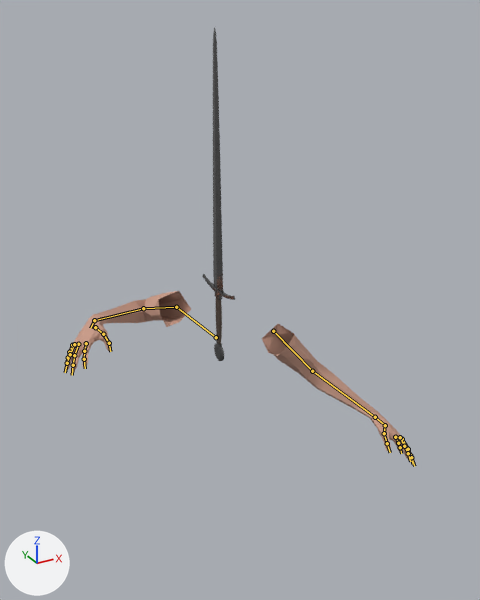
What one commit did to the Blender file ScoopsField/res/items/kings_sword/kings_sword.blend.
The view is the same before and after, from a 50 mm lens placed at (-0.841, -1.666, 0.872), pointed at (0.042, -0.061, 0.069). Every picture has the same lights, and +X, +Y and +Z are marked at lower left. The older version comes first. The bones that change, and the others that lie on the model, are drawn over the model as lines.

The first picture shows 'Cylinder', 'Viewmodel'.
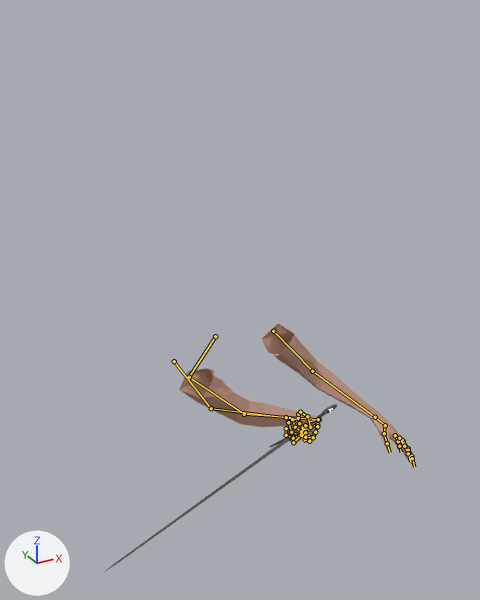
The newer file adds an action. The first version stands in its rest pose; the second is drawn at frame 0 of the action 'attack_running'.

Edits to the bpy script that builds the scene:
```text
Change bone_pinky_01_l:
    where bone_pinky_01_l = bpy.data.objects['Skeleton'].pose.bones['pinky_01_l']  # child of 'hand_l'
    bone_pinky_01_l.location: (0.0, 0.0, 0.0) -> (0.0, -0.006, 0.0)
Change bone_clavicle_r:
    where bone_clavicle_r = bpy.data.objects['Skeleton'].pose.bones['clavicle_r']  # child of 'root'
    bone_clavicle_r.location: (0.0, 0.0, 0.0) -> (0.0, -0.001, -0.008)
    bone_clavicle_r.rotation_euler: (0.0, 0.0, 0.0) -> (0.454, -0.0873, 0.0175)  # degrees (0, 0, 0) -> degrees (26, -5, 1)
Change bone_upperarm_r:
    where bone_upperarm_r = bpy.data.objects['Skeleton'].pose.bones['upperarm_r']  # child of 'clavicle_r'
    bone_upperarm_r.rotation_euler: (0.0, 0.0, 0.0) -> (0.82, 0.297, 1.152)  # degrees (0, 0, 0) -> degrees (47, 17, 66)
Change bone_lowerarm_r:
    where bone_lowerarm_r = bpy.data.objects['Skeleton'].pose.bones['lowerarm_r']  # child of 'upperarm_r'
    bone_lowerarm_r.rotation_euler: (0.0, 0.0, 0.0) -> (-0.244, 0.297, 0.314)  # degrees (0, 0, 0) -> degrees (-14, 17, 18)
Change bone_index_01_r:
    where bone_index_01_r = bpy.data.objects['Skeleton'].pose.bones['index_01_r']  # child of 'hand_r'
    bone_index_01_r.rotation_quaternion: (1.0, 0.0, 0.0, 0.0) -> (0.855, 0.435, 0.0, 0.0)  # degrees (0, 0, 0) -> degrees (54, 0, 0)
Change bone_middle_01_r:
    where bone_middle_01_r = bpy.data.objects['Skeleton'].pose.bones['middle_01_r']  # child of 'hand_r'
    bone_middle_01_r.rotation_quaternion: (1.0, 0.0, 0.0, 0.0) -> (0.843, 0.504, 0.0, 0.0)  # degrees (0, 0, 0) -> degrees (62, 0, 0)
Change bone_pinky_01_r:
    where bone_pinky_01_r = bpy.data.objects['Skeleton'].pose.bones['pinky_01_r']  # child of 'hand_r'
    bone_pinky_01_r.rotation_quaternion: (1.0, 0.0, 0.0, 0.0) -> (0.871, 0.46, 0.0, 0.0)  # degrees (0, 0, 0) -> degrees (56, 0, 0)
Change bone_ring_01_r:
    where bone_ring_01_r = bpy.data.objects['Skeleton'].pose.bones['ring_01_r']  # child of 'hand_r'
    bone_ring_01_r.rotation_quaternion: (1.0, 0.0, 0.0, 0.0) -> (0.865, 0.483, 0.0, 0.0)  # degrees (0, 0, 0) -> degrees (58, 0, 0)
Change bone_thumb_01_r:
    where bone_thumb_01_r = bpy.data.objects['Skeleton'].pose.bones['thumb_01_r']  # child of 'hand_r'
    bone_thumb_01_r.rotation_euler: (0.0, 0.0, 0.0) -> (-0.0175, -0.209, 0.122)  # degrees (0, 0, 0) -> degrees (-1, -12, 7)
Change bone_thumb_02_r:
    where bone_thumb_02_r = bpy.data.objects['Skeleton'].pose.bones['thumb_02_r']  # child of 'thumb_01_r'
    bone_thumb_02_r.rotation_quaternion: (1.0, 0.0, 0.0, 0.0) -> (0.95, 0.299, 0.0, 0.0)  # degrees (0, 0, 0) -> degrees (35, 0, 0)
Change bone_weapon_r:
    where bone_weapon_r = bpy.data.objects['Skeleton'].pose.bones['weapon_r']  # child of 'root'
    bone_weapon_r.location: (0.0, 0.0, 0.0) -> (0.262, -0.414, 0.125)
    bone_weapon_r.rotation_quaternion: (1.0, 0.0, 0.0, 0.0) -> (0.335, 0.711, -0.599, 0.157)  # degrees (0, 0, 0) -> degrees (158, -39, -73)
Change bone_hand_ik_r:
    where bone_hand_ik_r = bpy.data.objects['Skeleton'].pose.bones['hand_ik_r']  # child of 'root'
    bone_hand_ik_r.location: (0.0, 0.0, 0.0) -> (0.151, -0.104, 0.304)
    bone_hand_ik_r.rotation_quaternion: (1.0, 0.0, 0.0, 0.0) -> (0.803, 0.201, 0.458, -0.325)  # degrees (0, 0, 0) -> degrees (3, 60, -42)
```

Where the change shows, as pixel boxes (x1, y1, x2, y2) in the pictures (480 x 600 px):
'Viewmodel', posed (33% narrower, 18% shorter): before (64, 291, 416, 466); after (179, 324, 416, 467)
'Cylinder', posed (612% wider, 49% shorter): before (203, 27, 235, 361); after (103, 404, 337, 573)
bone 'pinky_01_l', root to tip: before (395, 437) to (398, 443); after (395, 435) to (398, 441)
bone 'clavicle_r', root to tip: before (216, 337) to (176, 307); after (215, 336) to (189, 377)
bone 'upperarm_r', root to tip: before (176, 307) to (143, 308); after (189, 377) to (244, 414)
bone 'lowerarm_r', root to tip: before (143, 308) to (94, 320); after (244, 414) to (319, 419)
bone 'index_01_r', root to tip: before (86, 343) to (84, 351); after (286, 428) to (286, 435)
bone 'middle_01_r', root to tip: before (78, 344) to (74, 355); after (288, 422) to (291, 432)
bone 'pinky_01_r', root to tip: before (72, 345) to (69, 352); after (298, 418) to (299, 423)
bone 'ring_01_r', root to tip: before (74, 344) to (70, 354); after (292, 419) to (295, 427)
bone 'thumb_01_r', root to tip: before (95, 327) to (103, 334); after (305, 425) to (301, 435)
bone 'thumb_02_r', root to tip: before (103, 334) to (109, 343); after (301, 435) to (293, 442)
